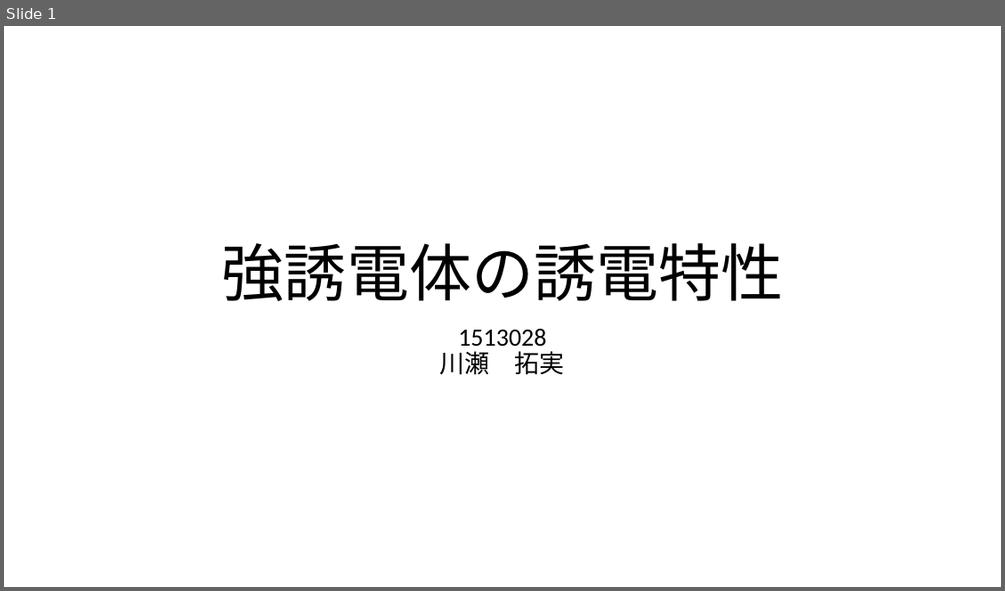
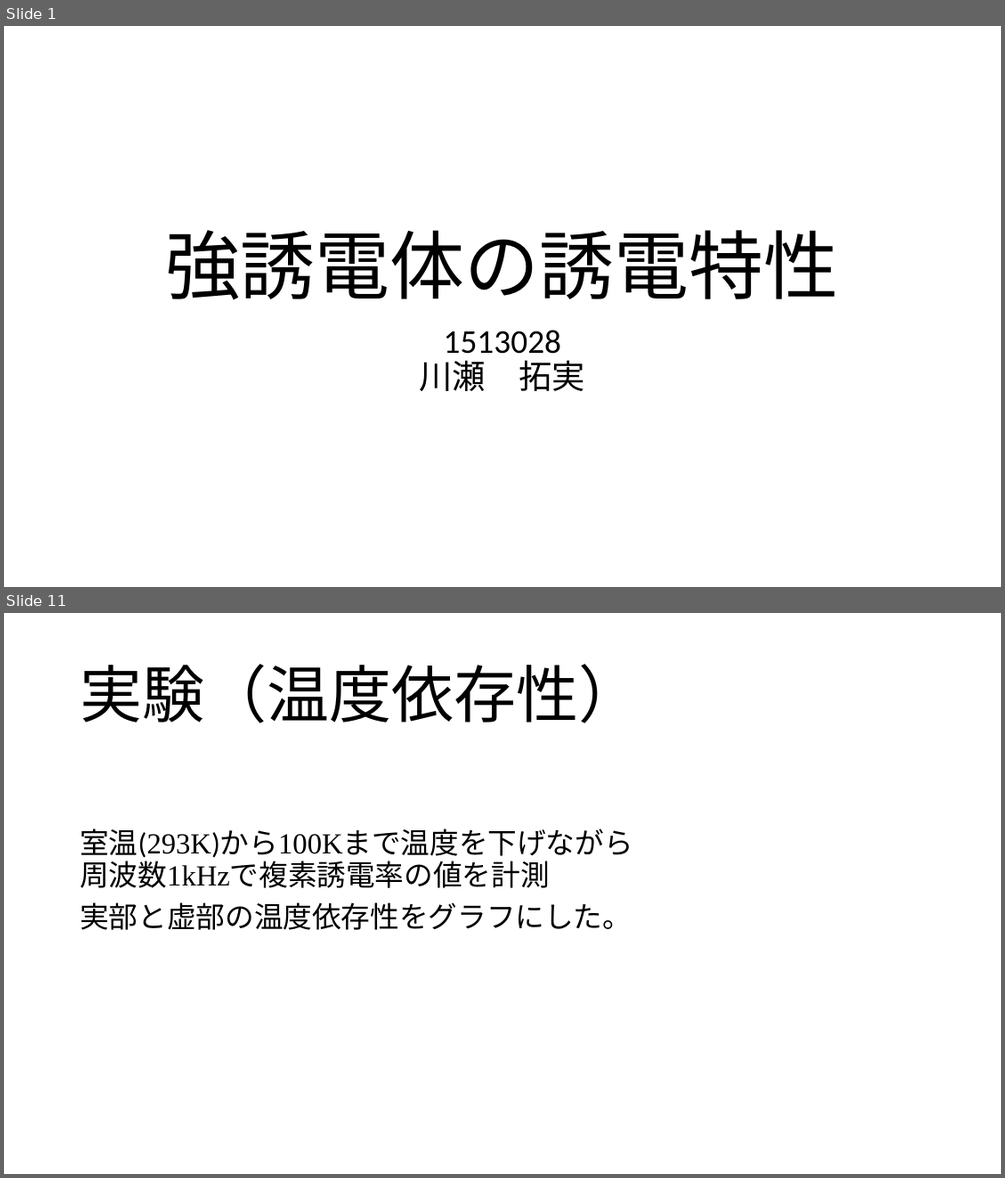
Before and after one commit to coil398/experiment, a slide deck: dielectric/強誘電体の誘電特性.pptx. Shown one above the other, each under a label of ours: slide 1 before the commit, slides 1 and 11 after it; the slides between them are not shown. The pictures are 1005x591 and 1005x1178 pixels, drawn with LibreOffice and Linux fonts; fonts in the diff are those of the drawing. Boxes give left, top, right and bottom in pixels: in the first picture for what was removed or moved away, otherwise in the second. Text is boxed around its words. In the diff, an @@ line names an element or a change of style, - is before the commit and + after.

```diff
--- a/dielectric/強誘電体の誘電特性.pptx
+++ b/dielectric/強誘電体の誘電特性.pptx
@@ slide 11 added at (4, 613, 1001, 1174), background #FFFFFF @@
@@ title added at (80, 664, 640, 723), 60 pt, text #000000 @@
+実験（温度依存性）
@@ text added at (80, 828, 632, 930), 28 pt, text #000000 @@
+室温(293K)から100Kまで温度を下げながら
+周波数1kHzで複素誘電率の値を計測
+実部と虚部の温度依存性をグラフにした。
@@ slide 1 changed as well @@
@@ title "強誘電体の誘電特性" at (166, 230, 839, 300): size 60 to 72 pt @@
@@ subtitle "1513028 川瀬 拓実" at (420, 329, 586, 391): size 24 to 32 pt @@
```
Also in this commit, not shown: 12 other slides added, 3 other files.
